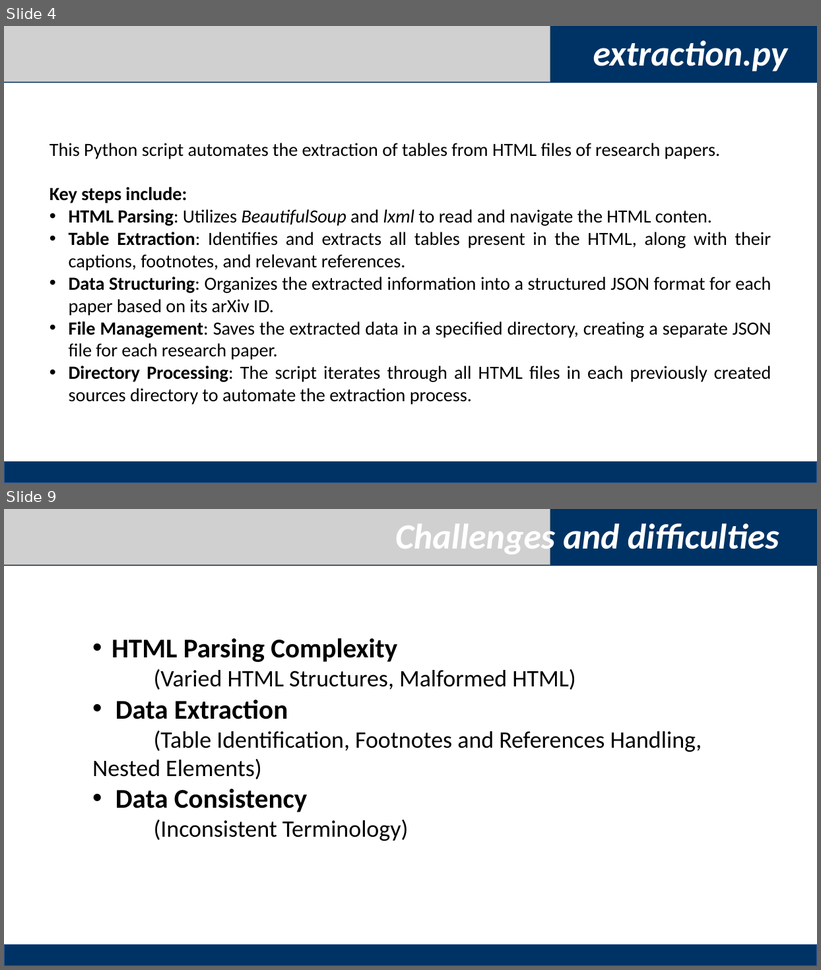
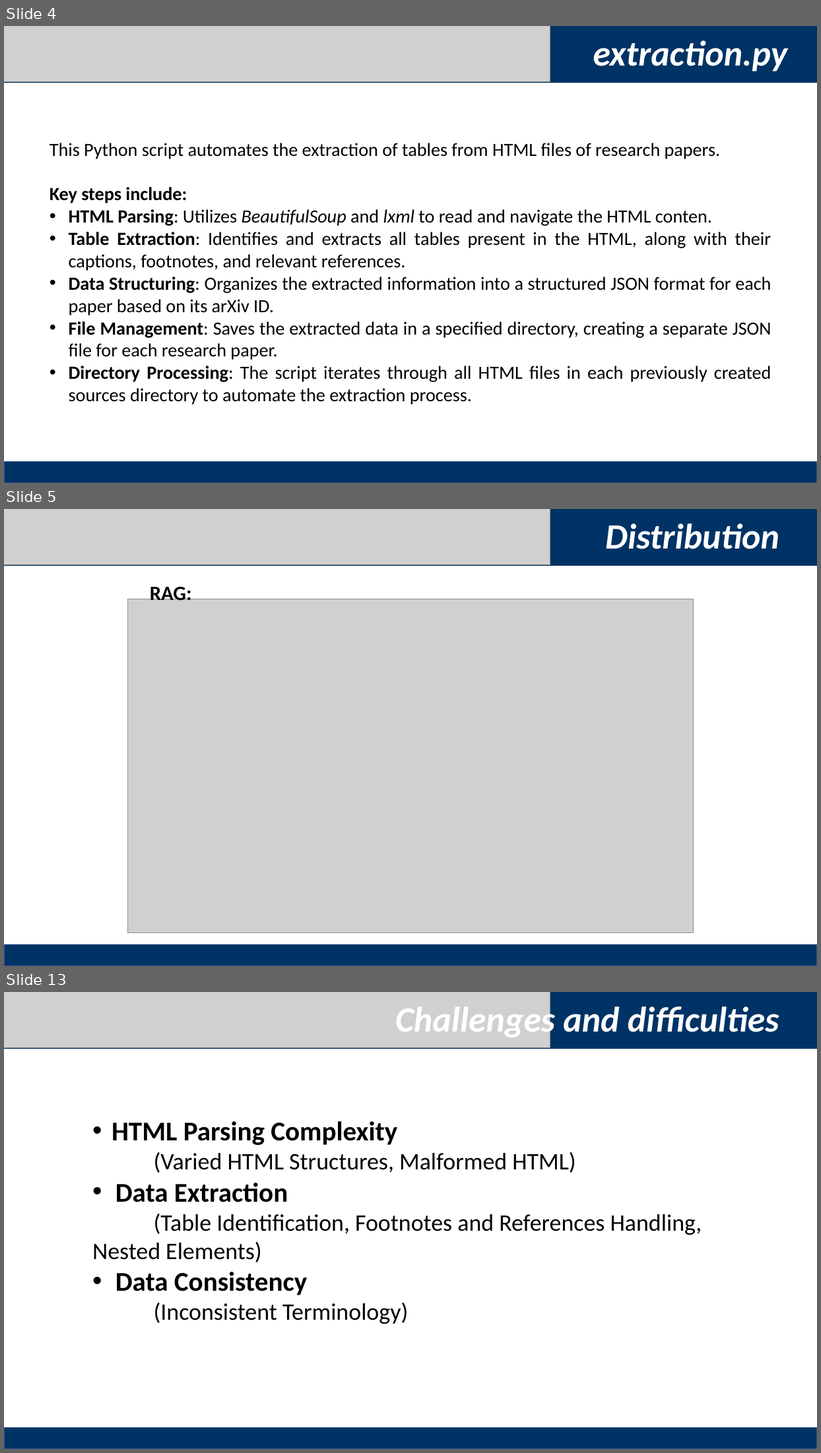
Before and after one commit to haowen3012/ID-Homerwork1, a slide deck: homework1/Homework1.pptx. Shown one above the other, each under a label of ours: slides 4 and 9 before the commit, slides 4, 5 and 13 after it; the slides between them are not shown. The pictures are 821x970 and 821x1453 pixels, drawn with LibreOffice and Linux fonts; fonts in the diff are those of the drawing; grey boxes stand for pictures. Boxes give left, top, right and bottom in pixels: in the first picture for what was removed or moved away, otherwise in the second. Text is boxed around its words. In the diff, an @@ line names an element or a change of style, - is before the commit and + after.

```diff
--- a/homework1/Homework1.pptx
+++ b/homework1/Homework1.pptx
@@ slide 5 added at [4,509,817,966], background #FFFFFF @@
@@ rectangle added at [4,509,817,566], fill #003365 @@
@@ picture added at [4,509,550,564] @@
@@ text added at [605,524,780,549], 42 pt, text #FFFFFF, bold, italic @@
+Distribution
@@ text added at [150,583,192,601], 24 pt, text #000000, bold @@
+RAG:
@@ picture added at [128,599,693,933] @@
@@ rectangle added at [4,945,817,966], fill #003365, outline #325491 1 pt @@
@@ what was slide 9 is now slide 13 @@
```
Also in this commit, not shown: 2 slides changed, 7 other slides added, 4 slides removed.
